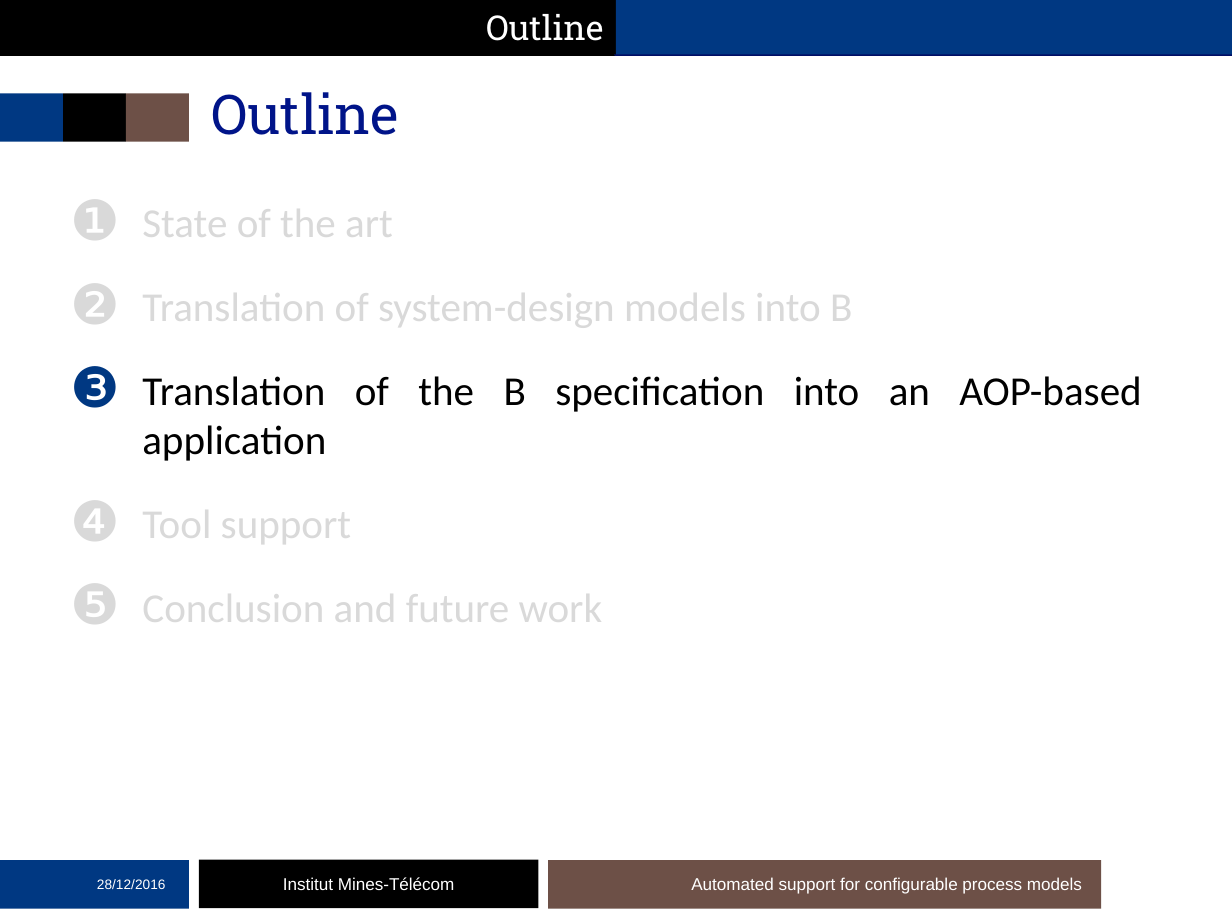
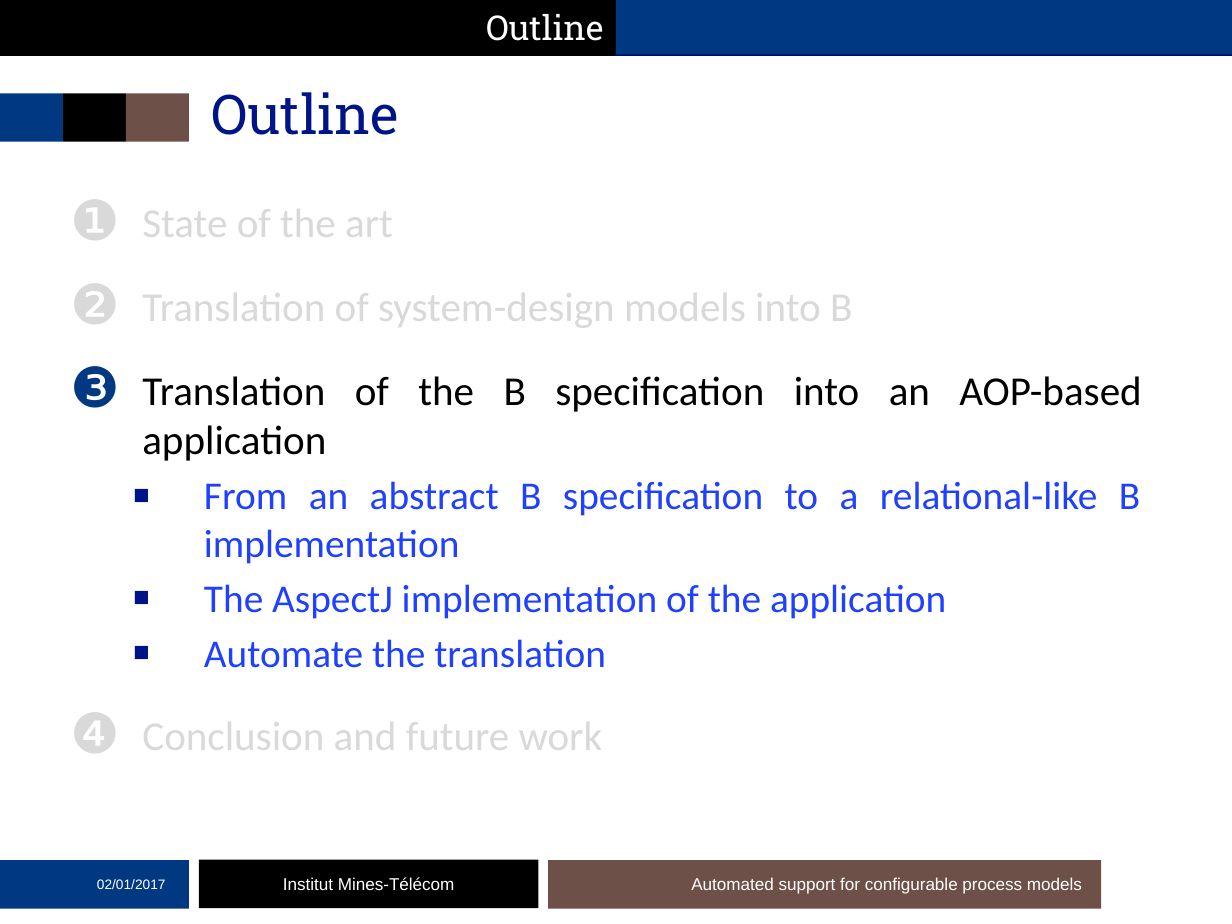
Before and after one commit to mai-ng/phdDefense, a slide deck: slide 44 of slides/presentation-defense.pptx. Drawn at 1232x924 pixels with LibreOffice and Linux fonts; fonts in the diff are those of the drawing; background and template pictures are left out. Boxes give left, top, right and bottom in pixels: in the first picture for what was removed or moved away, otherwise in the second. Text is boxed around its words. In the diff, an @@ line names an element or a change of style, - is before the commit and + after.

```diff
--- a/slides/presentation-defense.pptx
+++ b/slides/presentation-defense.pptx
@@ text at bbox=[204, 481, 1140, 668]: text changed; size 24 to 23 pt; text colour #D9D9D9 to #1F40FF @@
-❹ Tool support
+  ▪ From an abstract B specification to a relational-like B implementation
+  ▪ The AspectJ implementation of the application
+  ▪ Automate the translation
@@ text at bbox=[142, 712, 603, 762]: bullet ❺ to ❹ @@
@@ text at bbox=[97, 879, 166, 889]: text changed @@
-28/12/2016
+02/01/2017
```
Also in this commit, not shown: 28 other slides changed, 5 slides added, 1 slide removed.
